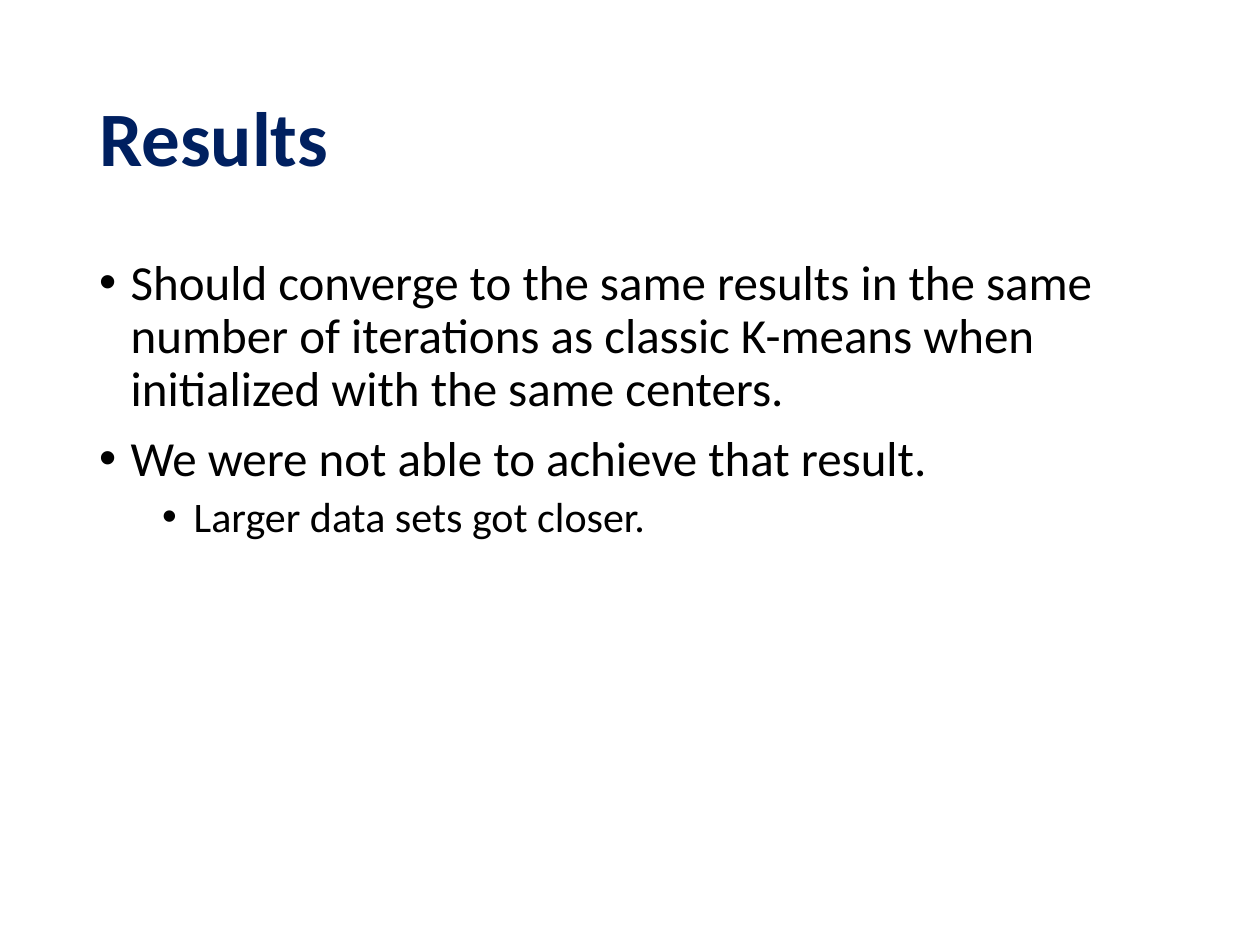
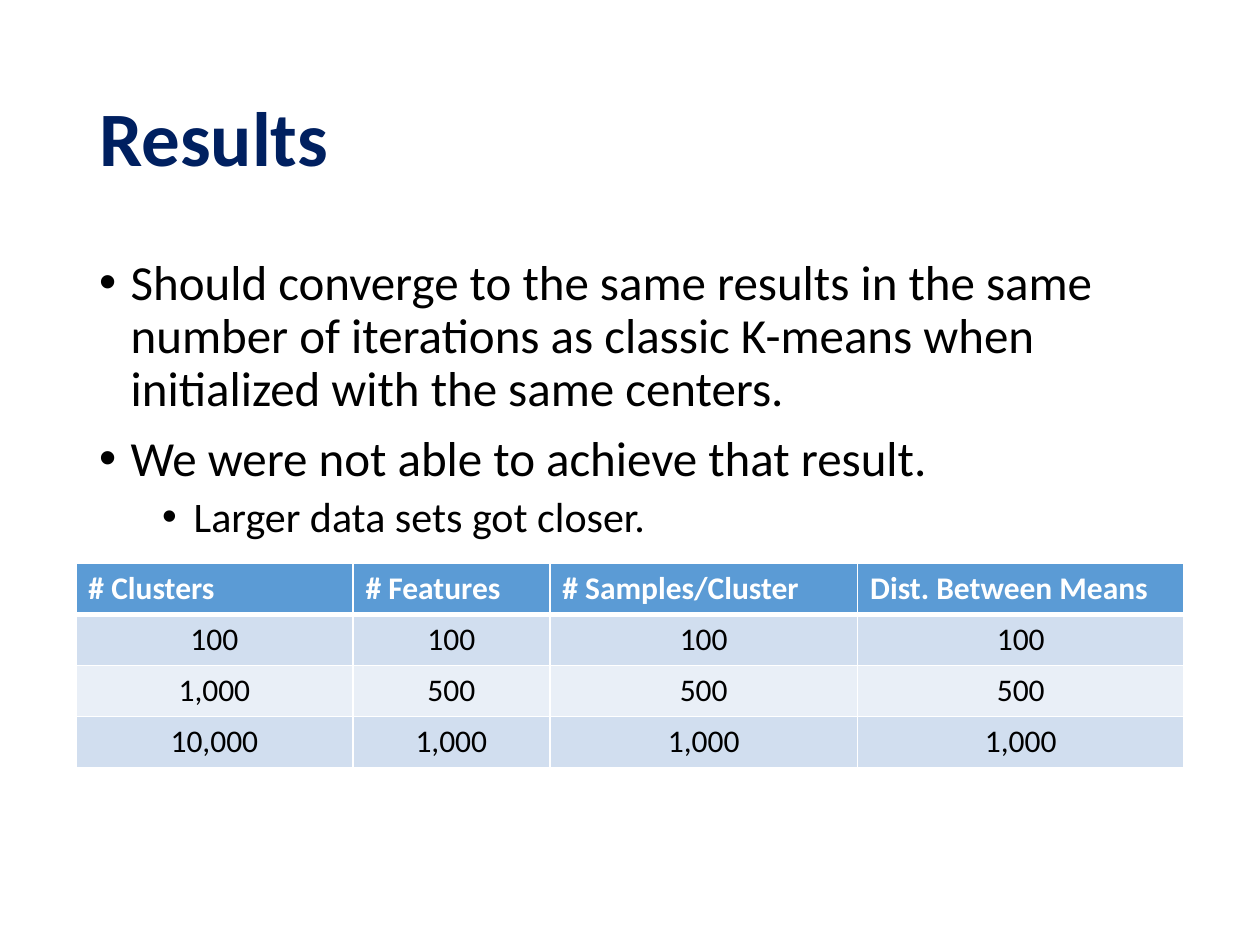
Before and after one commit to msu-ml/16spr_frey_swearingen, a slide deck: slide 20 of presentation/yinyang_k_means.pptx. Drawn at 1260x945 pixels with LibreOffice and Linux fonts; fonts in the diff are those of the drawing. Boxes give left, top, right and bottom in pixels: in the first picture for what was removed or moved away, otherwise in the second. Text is boxed around its words. In the diff, an @@ line names an element or a change of style, - is before the commit and + after.

Commit message:
Added data generation table to presentation.

```diff
--- a/presentation/yinyang_k_means.pptx
+++ b/presentation/yinyang_k_means.pptx
@@ table added at <box>76,563,1183,767</box>, 4 rows, 4 columns @@
+# Clusters | # Features | # Samples/Cluster | Dist. Between Means
+100 | 100 | 100 | 100
+1,000 | 500 | 500 | 500
+10,000 | 1,000 | 1,000 | 1,000
```
